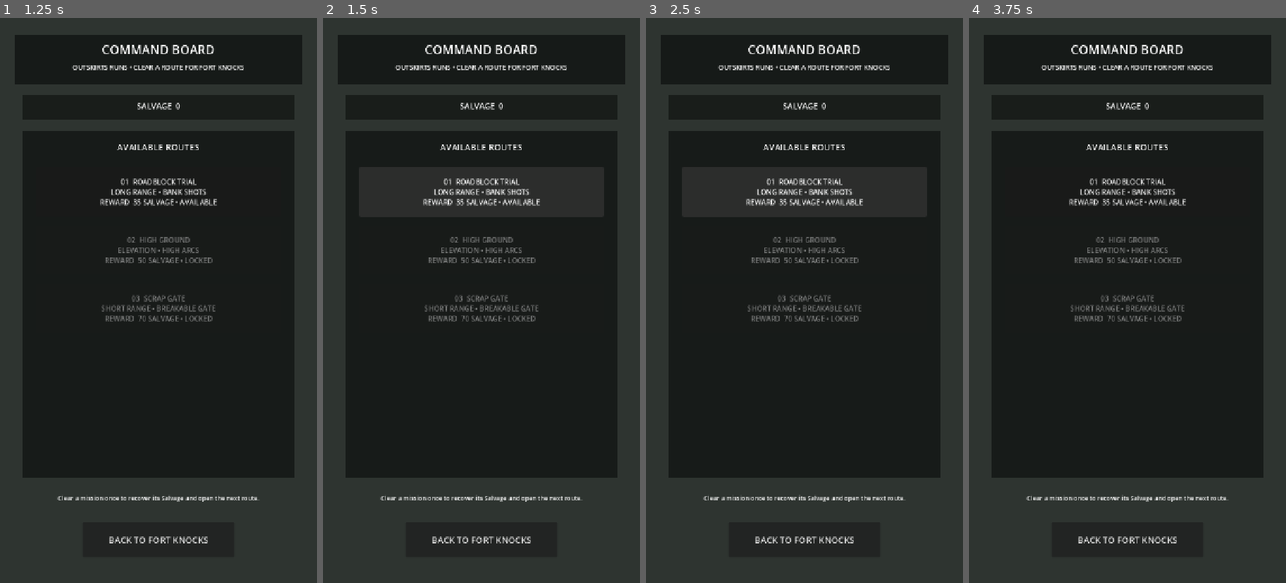
Above: before the commit, frames 1-4 (left to right).
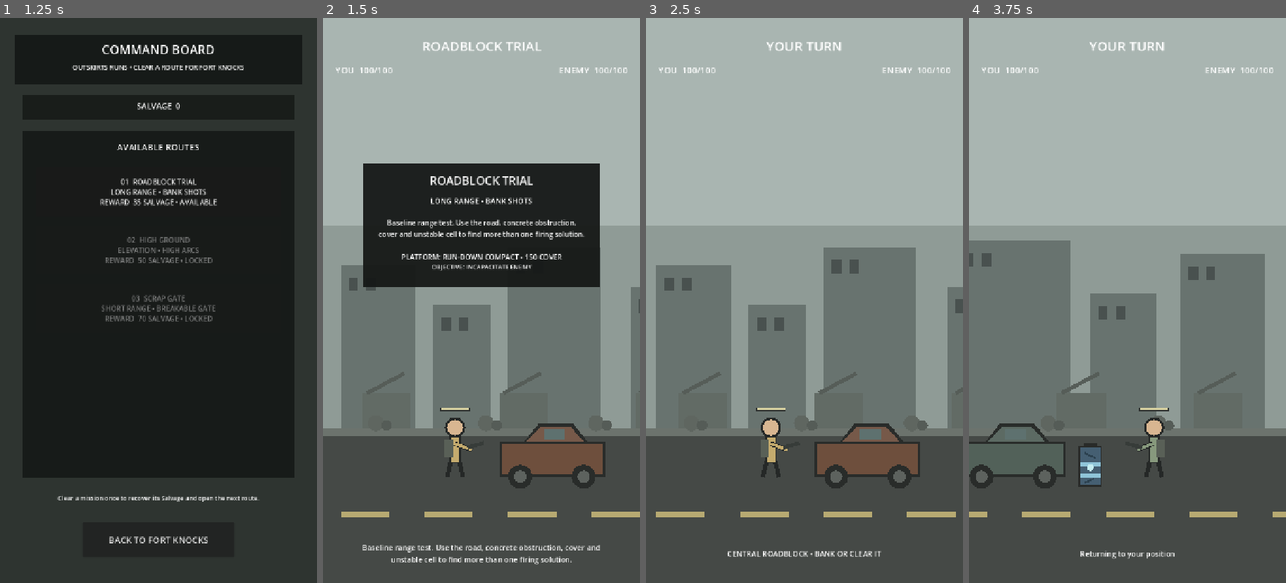
Above: after the commit, the same moments.

Repository: phantompixel-developer/FortKnocks
Game: Godot game, scene res://game/core/app.tscn
Same seed, same stepped clock (60 frames per second), same inputs: the game is played once before the commit and once after it.
Inputs (mouse positions are in pixels of both pictures, inside the frame that each line leads up to):
- Up to frame 1 (1.25 s): click "COMMAND BOARD CHOOSE THE NEXT…" at 0.5 s
- Up to frame 2 (1.5 s): click "01 ROADBLOCK TRIAL LONG RANGE…" at 1.25 s
- Up to frame 3 (2.5 s): click (804, 193) at 2 s, where only the run before the commit has a clickable "01 ROADBLOCK TRIAL LONG RANGE…"
- Up to frame 4 (3.75 s): click (1127, 193) at 2.75 s, where only the run before the commit has a clickable "01 ROADBLOCK TRIAL LONG RANGE…"; move the mouse to (1197, 272) at 3.52 s; click (1197, 272) at 3.67 s

Frame 1 is identical in both runs. In frame 2, 70% of the frame differs, in the area x 0-100%, y 0-97%; in frame 3, 83%; in frame 4, 84%, in the area x 0-100%, y 0-96%.
Error before the commit: Invalid call to function 'prepare_for_campaign (via call)' in base 'Node2D (battle_controller.gd)'. Expected 1 argument(s). (res://game/core/app.gd:93)

Commit message:
feat: apply equipped combat platform to battle cover

Diff:
--- a/game/battle/battle_controller.gd
+++ b/game/battle/battle_controller.gd
@@ -99,6 +99,7 @@
 var _missions: Array[MissionDefinition] = []
 var _campaign_managed := false
 var _prepared_mission: MissionDefinition
+var _player_platform: CombatPlatformDefinition
 var _completion_emitted := false
 var _progression_reward := 0
 
@@ -126,9 +127,13 @@
 }
 var _enemy_target_x := 0.0
 
-func prepare_for_campaign(definition: MissionDefinition) -> void:
+func prepare_for_campaign(
+	definition: MissionDefinition,
+	platform_definition: CombatPlatformDefinition
+) -> void:
 	_campaign_managed = true
 	_prepared_mission = definition
+	_player_platform = platform_definition
 
 func set_progression_reward(amount: int) -> void:
 	_progression_reward = maxi(0, amount)
@@ -255,6 +260,8 @@
 func _configure_mission(definition: MissionDefinition) -> void:
 	player.global_position = definition.player_position
 	player_cover.global_position = definition.player_cover_position
+	if _player_platform != null:
+		player_cover.configure_platform(_player_platform)
 	enemy.global_position = definition.enemy_position
 	enemy_cover.global_position = definition.enemy_cover_position
 
@@ -935,7 +942,13 @@
 func _show_mission_brief(definition: MissionDefinition) -> void:
 	mission_brief_title.text = definition.display_name.to_upper()
 	mission_brief_focus.text = definition.test_focus
-	mission_brief_text.text = definition.briefing
+	var briefing := definition.briefing
+	if _campaign_managed and _player_platform != null:
+		briefing += "\n\nPLATFORM: %s • %d COVER" % [
+			_player_platform.display_name.to_upper(),
+			_player_platform.cover_health,
+		]
+	mission_brief_text.text = briefing
 	mission_brief_objective.text = "OBJECTIVE: %s" % definition.objective_text
 	mission_brief_card.visible = true
 
